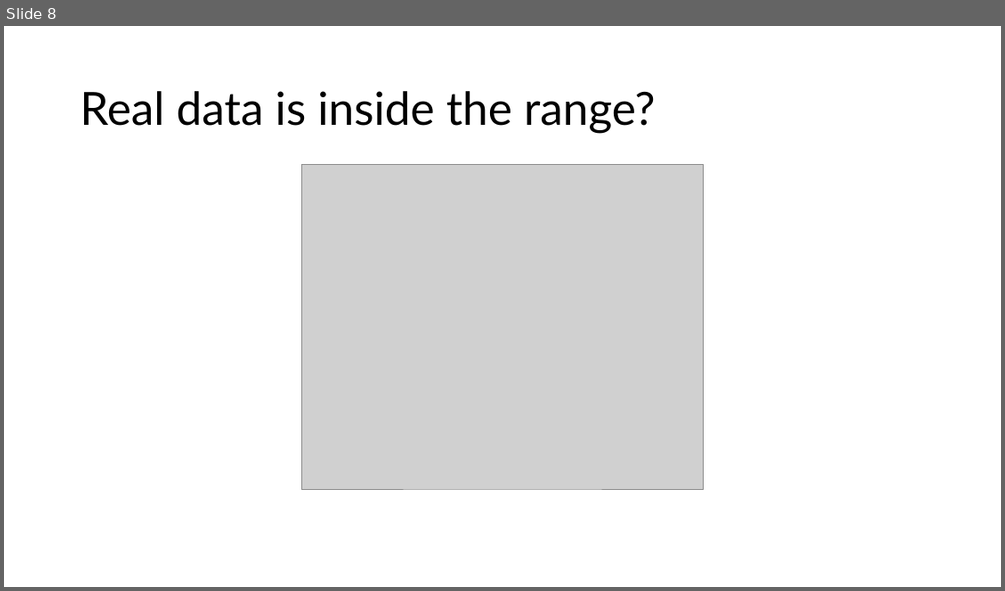
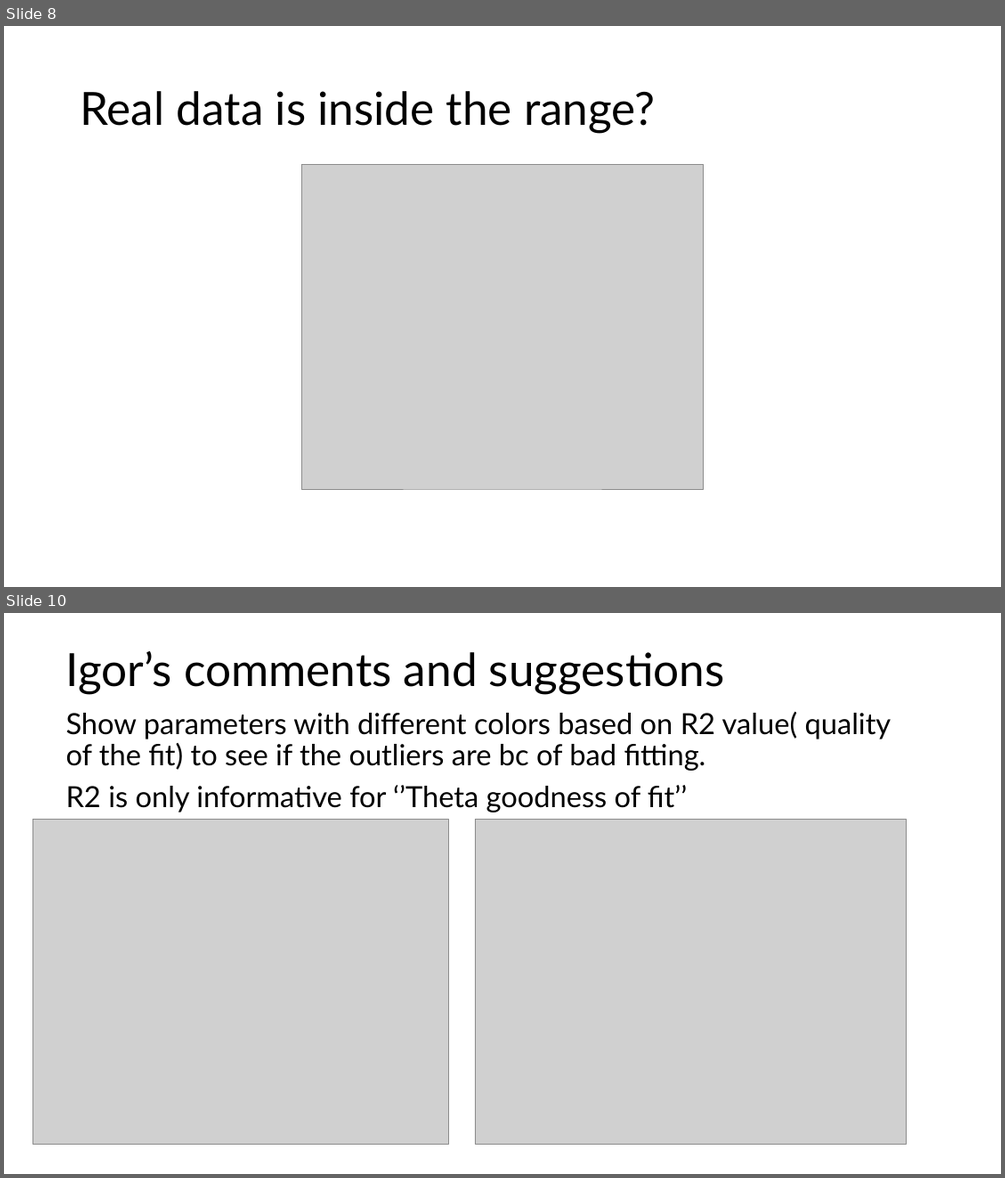
Before and after one commit to SocCog-Team/BoS-analysis, a slide deck: Simulations related to VBA fitting/SimulationSoloQlearner.pptx. Shown one above the other, each under a label of ours: slide 8 before the commit, slides 8 and 10 after it; the slides between them are not shown. The pictures are 1005x591 and 1005x1178 pixels, drawn with LibreOffice and Linux fonts; fonts in the diff are those of the drawing; grey boxes stand for pictures. Boxes give left, top, right and bottom in pixels: in the first picture for what was removed or moved away, otherwise in the second. Text is boxed around its words. In the diff, an @@ line names an element or a change of style, - is before the commit and + after.

```diff
--- a/Simulations related to VBA fitting/SimulationSoloQlearner.pptx
+++ b/Simulations related to VBA fitting/SimulationSoloQlearner.pptx
@@ slide 10 added at box(4, 613, 1001, 1174), background #FFFFFF @@
@@ title added at box(66, 651, 725, 695), 44 pt, text #000000 @@
+Igor’s comments and suggestions
@@ text added at box(66, 712, 891, 812), 28 pt, text #000000 @@
+Show parameters with different colors based on R2 value( quality of the fit) to see if the outliers are bc of bad fitting.
+R2 is only informative for ‘’Theta goodness of fit’’
@@ picture added at box(33, 819, 449, 1144) @@
@@ picture added at box(475, 819, 906, 1144) @@
```
Also in this commit, not shown: 7 other slides added, 20 other files.
